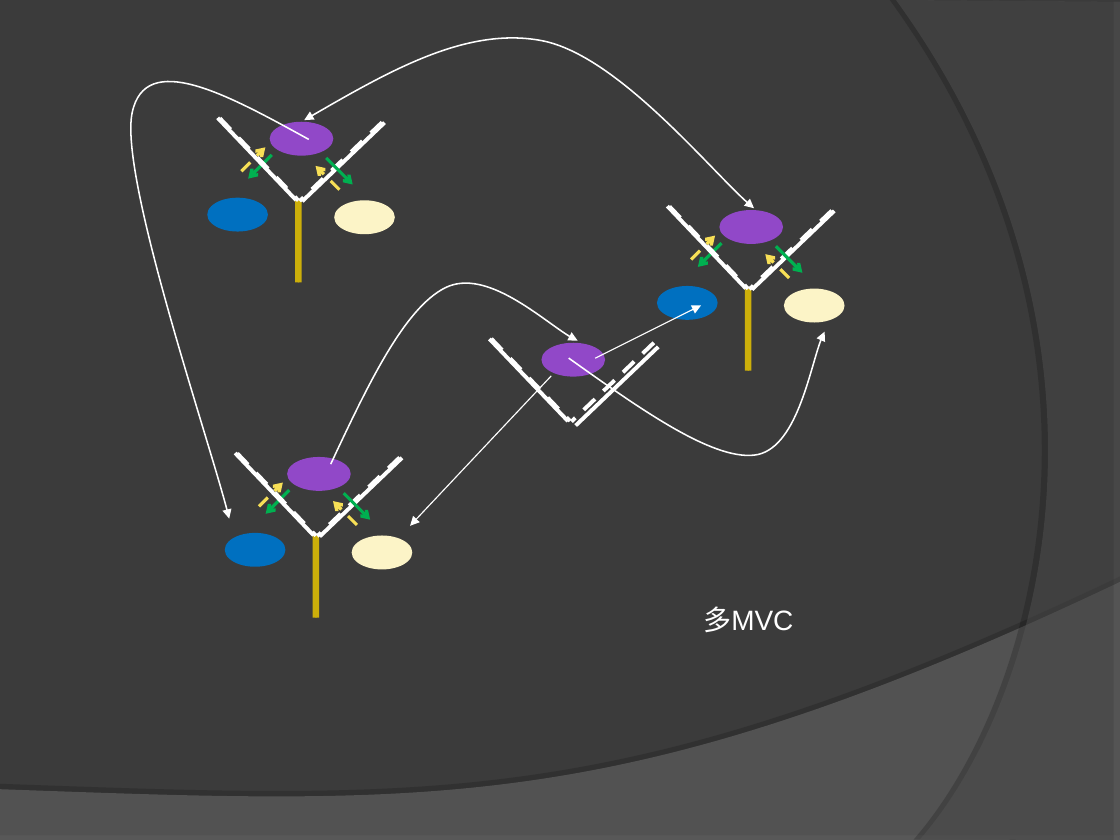
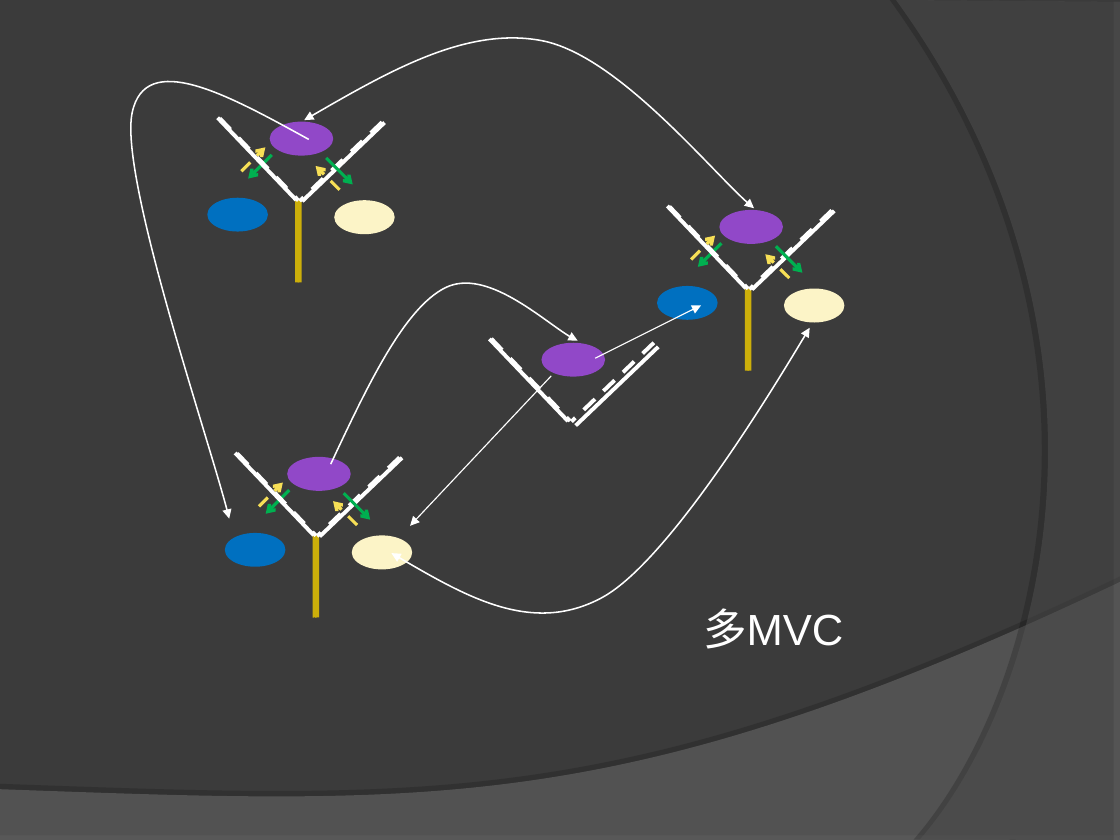
Before and after one commit to leezeng/MVC, a slide deck: slide 5 of doc/MVC.ppt (slide 4 before the commit). Drawn at 1120x840 pixels with LibreOffice and Linux fonts; fonts in the diff are those of the drawing. Boxes give left, top, right and bottom in pixels: in the first picture for what was removed or moved away, otherwise in the second. Text is boxed around its words. In the diff, an @@ line names an element or a change of style, - is before the commit and + after.

```diff
--- a/doc/MVC.ppt
+++ b/doc/MVC.ppt
@@ freeform shape resized from (x1=569, y1=332, x2=825, y2=459) to (x1=391, y1=328, x2=809, y2=613) @@
@@ text "多MVC" at (x1=703, y1=608, x2=843, y2=649): size 18 to 28 pt; more space between paragraphs @@
```
Also in this commit, not shown: 1 other slide changed, 9 slides added, 3 slides removed, 35 other files.
